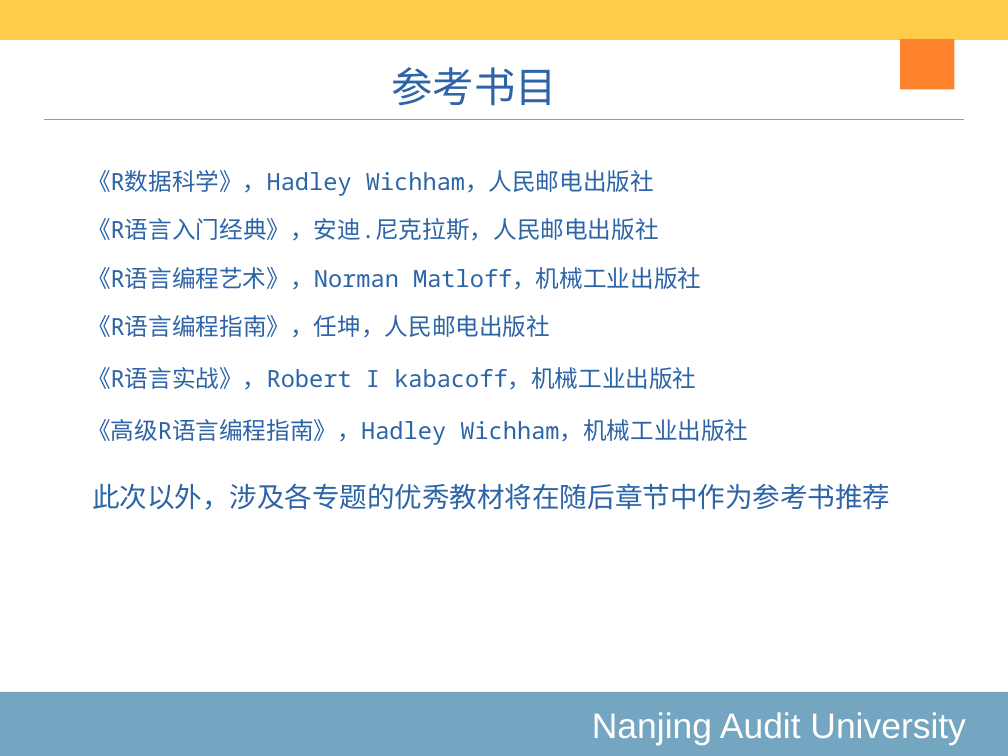
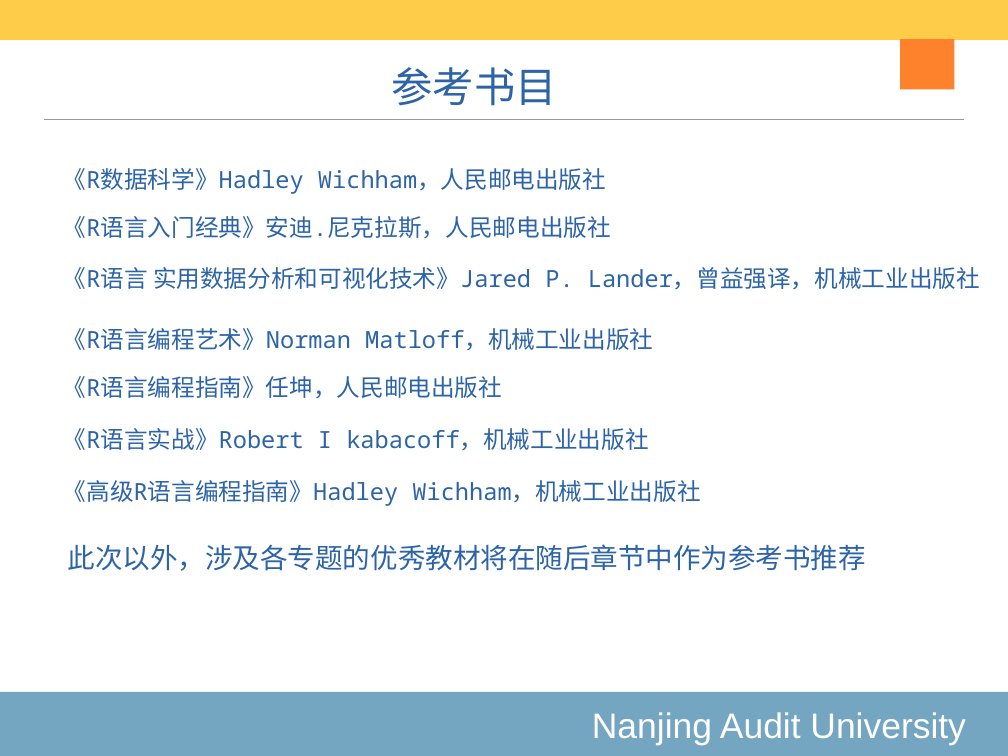
Before and after one commit to exoplanetX/DataAnalytics, a slide deck: slide 21 of 2020-1-绪论.pptx (slide 19 before the commit). Drawn at 1008x756 pixels with LibreOffice and Linux fonts; fonts in the diff are those of the drawing. Boxes give left, top, right and bottom in pixels: in the first picture for what was removed or moved away, otherwise in the second. Text is boxed around its words. In the diff, an @@ line names an element or a change of style, - is before the commit and + after.

```diff
--- a/2020-1-绪论.pptx
+++ b/2020-1-绪论.pptx
@@ text at (x1=63, y1=168, x2=606, y2=194): text changed @@
-《R数据科学》，Hadley Wichham，人民邮电出版社
+《R数据科学》Hadley Wichham，人民邮电出版社
@@ text at (x1=63, y1=216, x2=611, y2=238): text changed @@
-《R语言入门经典》，安迪.尼克拉斯，人民邮电出版社
+《R语言入门经典》安迪.尼克拉斯，人民邮电出版社
@@ text added at (x1=63, y1=267, x2=980, y2=289), 24 pt, text #2C64A7 @@
+《R语言 实用数据分析和可视化技术》Jared P. Lander，曾益强译，机械工业出版社
@@ text at (x1=63, y1=328, x2=653, y2=350): text changed @@
-《R语言编程艺术》，Norman Matloff，机械工业出版社
+《R语言编程艺术》Norman Matloff，机械工业出版社
@@ text at (x1=63, y1=376, x2=502, y2=398): text changed @@
-《R语言编程指南》，任坤，人民邮电出版社
+《R语言编程指南》任坤，人民邮电出版社
@@ text at (x1=63, y1=428, x2=648, y2=450): text changed @@
-《R语言实战》，Robert I kabacoff，机械工业出版社
+《R语言实战》Robert I kabacoff，机械工业出版社
@@ text at (x1=63, y1=480, x2=700, y2=506): text changed @@
-《高级R语言编程指南》，Hadley Wichham，机械工业出版社
+《高级R语言编程指南》Hadley Wichham，机械工业出版社
@@ text "此次以外，涉及各专题的优秀教材将在随后章节中作为参考书推荐" moved from (x1=92, y1=483, x2=890, y2=510) to (x1=68, y1=544, x2=866, y2=571) @@
```
Also in this commit, not shown: 9 other slides changed, 2 slides added, 2 other files.
